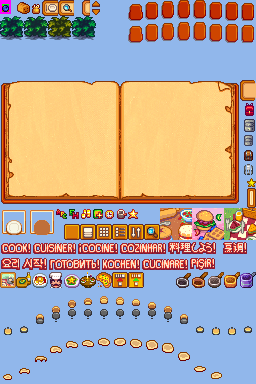
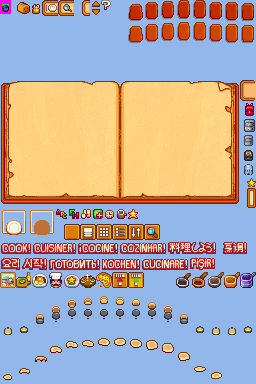
Two versions of the same layered image (256 x 384). Layer-by-layer changes:
added layer "unknown icon" in group "content" over (101, 0, 111, 10)
moved "diner's bundle" into group "bundle icons" over (192, 208, 224, 240)
moved "baker's bundle" into group "bundle icons" over (160, 208, 194, 240)
moved "picnicker's bundle" into group "bundle icons" over (224, 208, 256, 240)
removed layer "nettles winter" from group "content" over (72, 16, 96, 40)
removed layer "nettles autumn" from group "content" over (48, 16, 72, 40)
removed layer "nettles summer" from group "content" over (24, 16, 48, 40)
removed group "nettles" (6 layers) from group "content" over (0, 16, 96, 40)
removed layer "Layer 62" (was 25%) from group "nettles" over (0, 28, 23, 40)
removed layer "Layer 61" (was 40%) from group "nettles" over (1, 29, 23, 40)
removed layer "Layer 60" (was 60%) from group "nettles" over (3, 35, 19, 39)
removed layer "Layer 58" from group "nettles" over (0, 16, 24, 37)
showed group "pattern underlay" (2 layers) over (0, 0, 256, 240)
